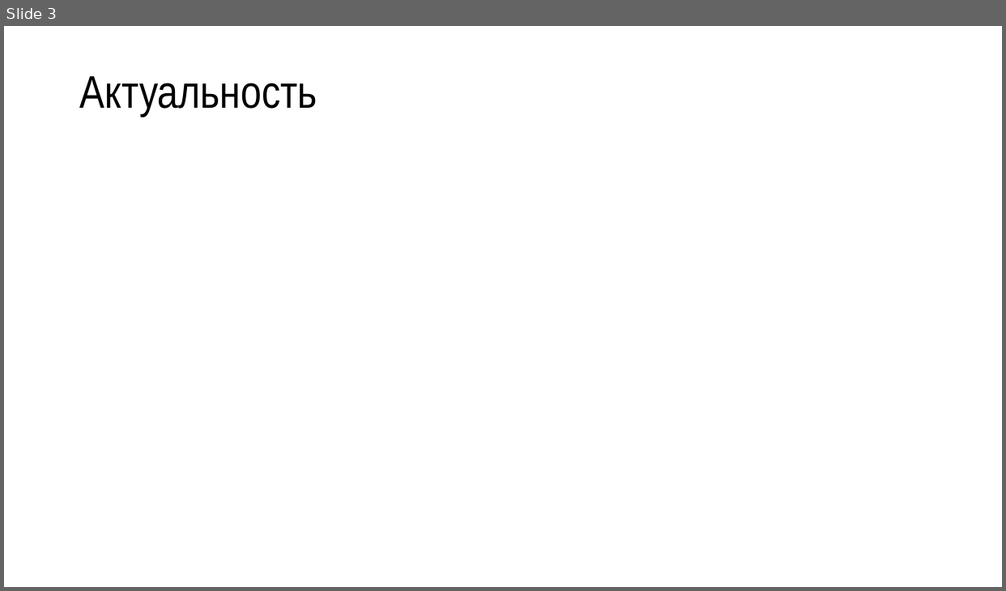
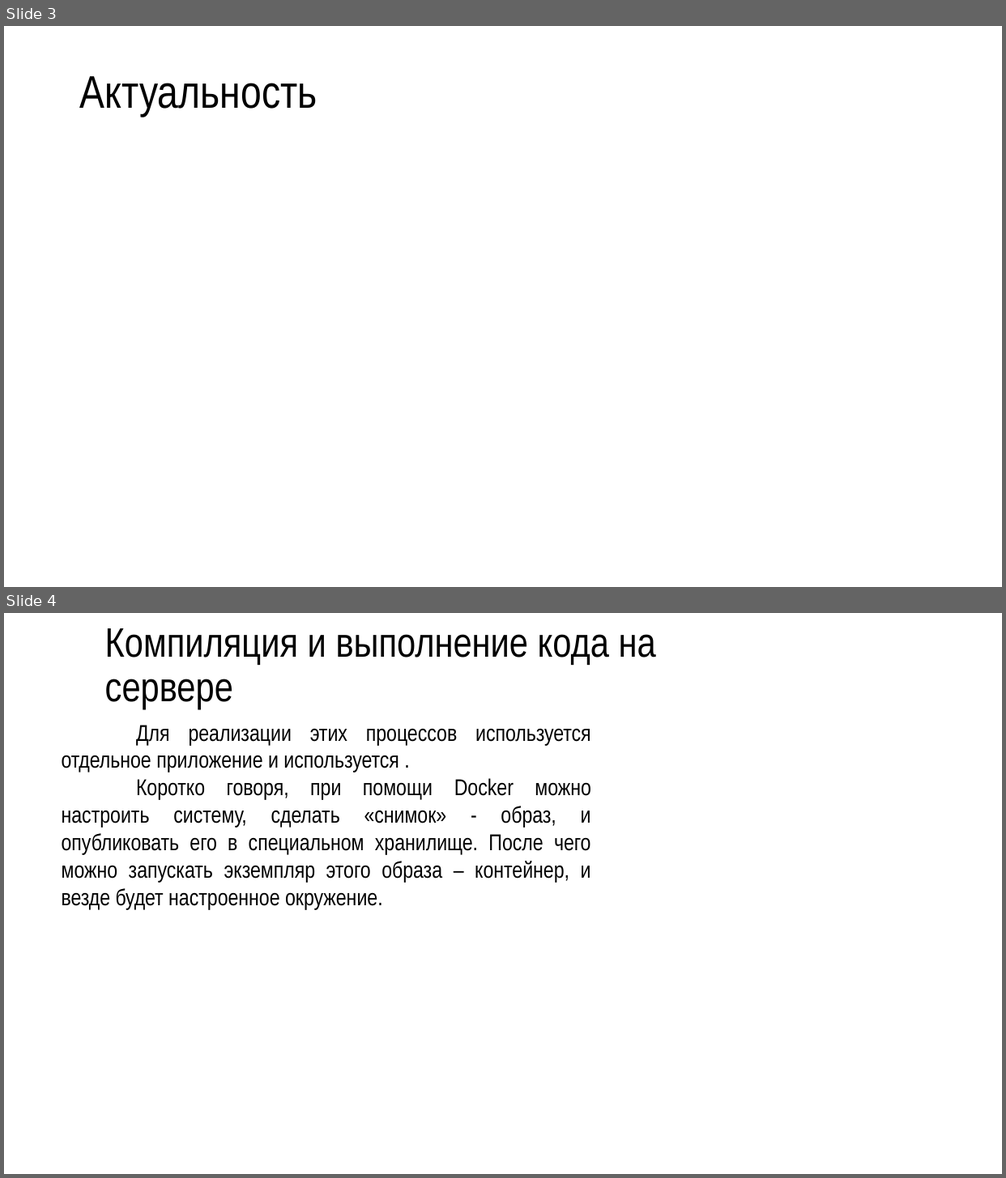
Before and after one commit to R3nnyWeb/codest-open, a slide deck: Презентация Microsoft PowerPoint.pptx. Shown one above the other, each under a label of ours: slide 3 before the commit, slides 3 and 4 after it. The pictures are 1006x591 and 1006x1178 pixels, drawn with LibreOffice and Linux fonts; fonts in the diff are those of the drawing; background and template pictures are left out. Boxes give left, top, right and bottom in pixels: in the first picture for what was removed or moved away, otherwise in the second. Text is boxed around its words. In the diff, an @@ line names an element or a change of style, - is before the commit and + after.

```diff
--- a/Презентация Microsoft PowerPoint.pptx
+++ b/Презентация Microsoft PowerPoint.pptx
@@ slide 4 added at <box>4,613,1002,1174</box>, background picture (left out) @@
@@ title added at <box>105,628,656,709</box>, 39.6 pt, text #000000 @@
+Компиляция и выполнение кода на сервере
@@ text added at <box>62,725,591,909</box>, 22 pt, text #000000 @@
+Для реализации этих процессов используется отдельное приложение и используется .
+Коротко говоря, при помощи Docker можно настроить систему, сделать «снимок» - образ, и опубликовать его в специальном хранилище. После чего можно запускать экземпляр этого образа – контейнер, и везде будет настроенное окружение.
```
Also in this commit, not shown: 1 other file.
